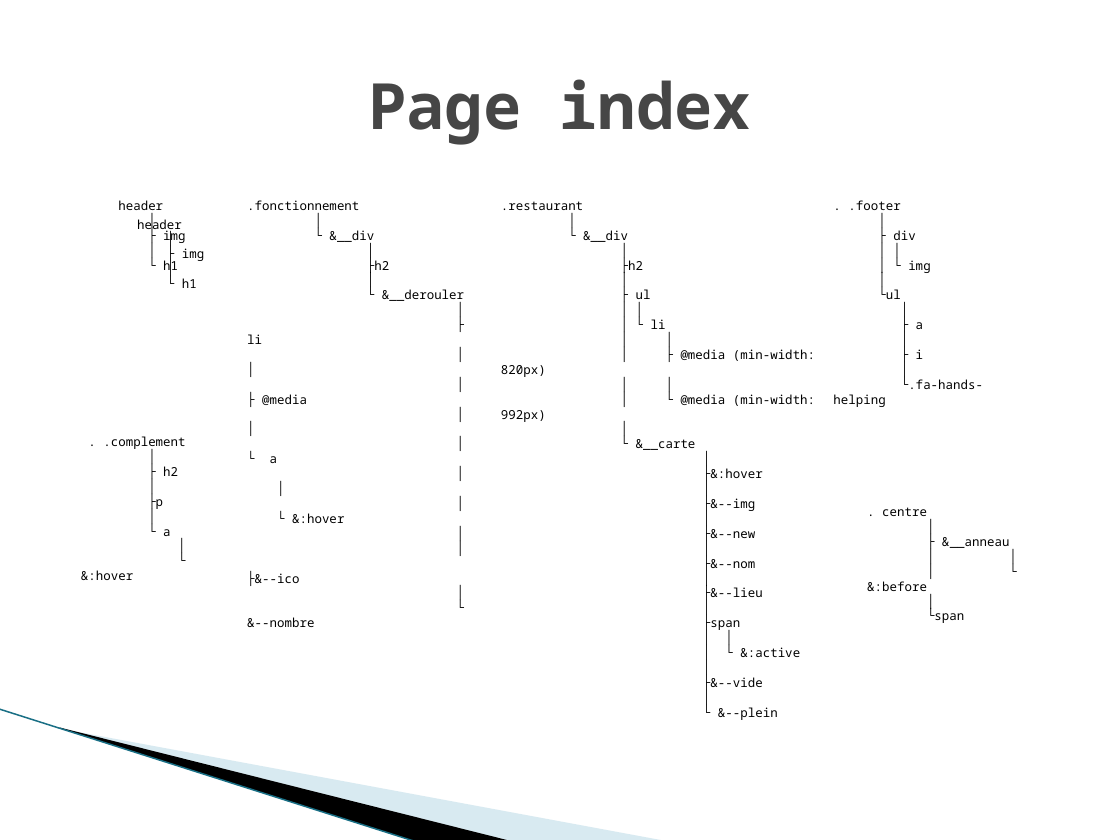
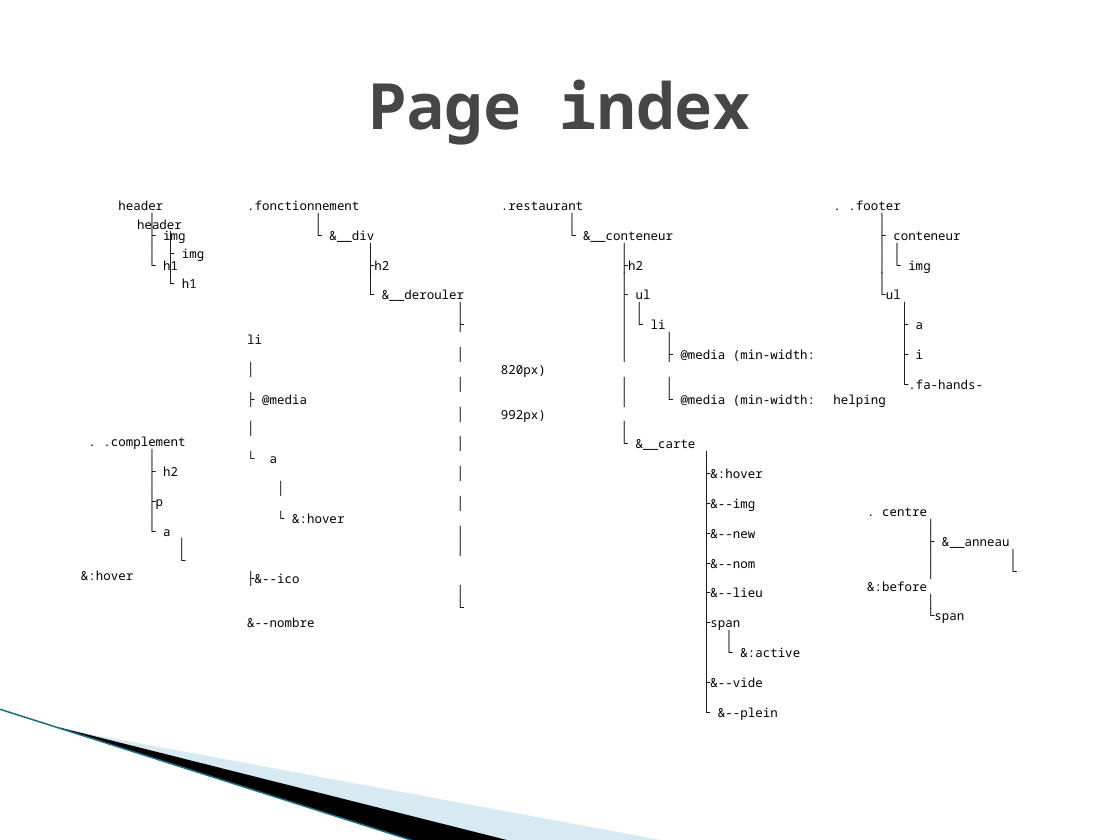
Before and after one commit to gwenaelgressier/GwenaelGressier_03_22022022, a slide deck: slide 3 of présentation du p3.pptx. Drawn at 1120x840 pixels with LibreOffice and Linux fonts; fonts in the diff are those of the drawing; background and template pictures are left out. Boxes give left, top, right and bottom in pixels: in the first picture for what was removed or moved away, otherwise in the second. Text is boxed around its words. In the diff, an @@ line names an element or a change of style, - is before the commit and + after.

```diff
--- a/présentation du p3.pptx
+++ b/présentation du p3.pptx
@@ text at (583, 231, 673, 244): text changed @@
-└ &__div
+└ &__conteneur
@@ text at (893, 231, 960, 244): text changed @@
-├ div
+├ conteneur
```
Also in this commit, not shown: 3 other files.
